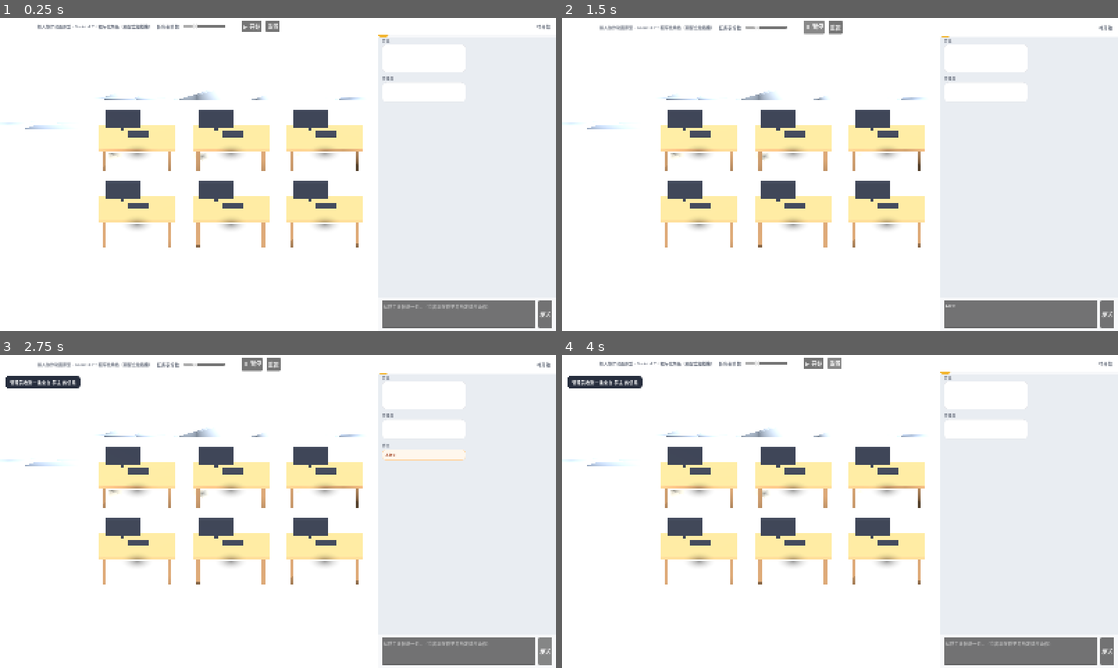
Above: before the commit, frames 1-4 (two rows, left to right).
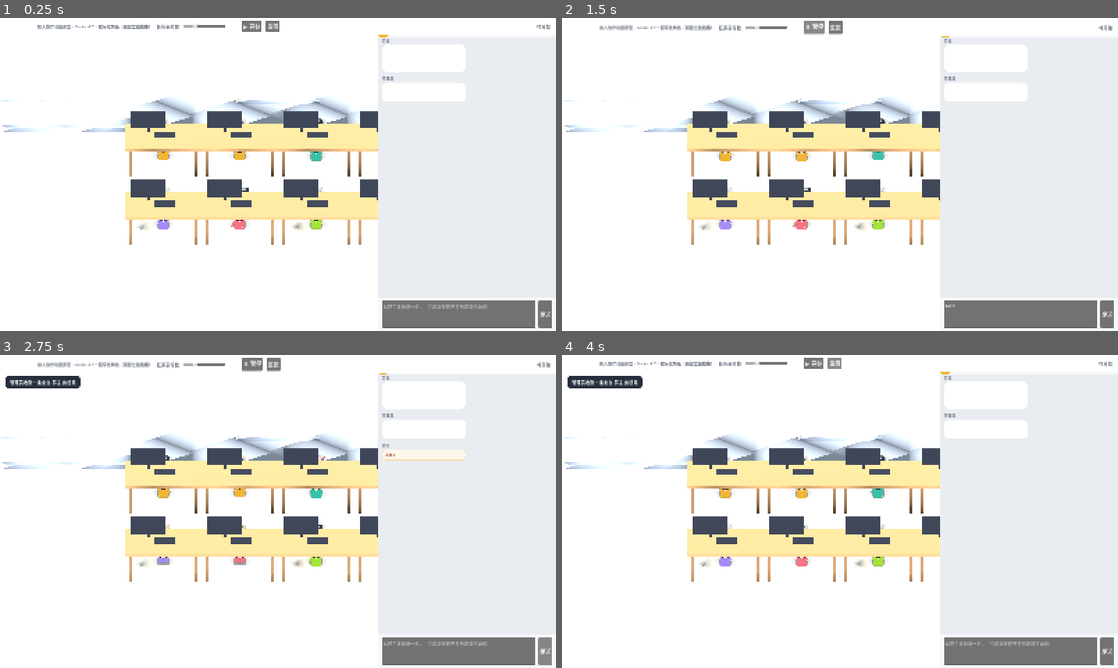
Above: after the commit, the same moments.

Repository: j77156057-art/multi-harness-agent-platform
Game: Godot game, scene res://scenes/main.tscn
Two runs of this game, one before a commit and one after it. Both use one fixed random seed, a clock stepped at 60 frames per second and the inputs below.
Inputs (mouse positions are in pixels of both pictures, inside the frame that each line leads up to):
- Up to frame 1 (0.25 s): no input
- Up to frame 2 (1.5 s): click (1017, 315) at 0.52 s; type "Alex" at 0.6 s; click "▶ 开始" at 1.25 s
- Up to frame 3 (2.75 s): click "发送" at 2 s
- Up to frame 4 (4 s): click "⏸ 暂停" at 2.75 s; click "重置" at 3.5 s

The runs differ from the first frame. In frame 1, 9.4% of the frame differs, in the area x 0-68%, y 23-74%; in frame 2, 9.4%; in frame 3, 9.4%; in frame 4, 9.4%.
Error in both runs: Invalid call 'String' constructor: snack (res://scripts/main.gd:116)

Commit message:
fix(office-anim): 修 2.5D 角色完全不显示等四个视觉 bug
用户截图反馈：**8 个角色全没了**，只剩桌子；取景太远、中间死区、
桌下阴影糊成黑团。

## 1. 角色完全不显示（最关键）

加了一个 `tools/dump3d.tscn` 专门转储 3D 场景，量出来：

    SubViewport size=(220,300) tex=(220,300)  非透明采样点 146/1850   ← 人画进视口了
    Sprite3D tex=true pixel_size=0.014 pos=(-6.61, 0.0, -0.45)      ← 但画面里没有人

**根因：我给 Sprite3D 设了 `material_override`，却没在里面设 `albedo_texture`。**
Sprite3D 的 `texture` 属性由**内置材质**采样；一旦覆盖材质，那张贴图就再也不
被读取，角色整个消失。删掉 material_override 即好。

这个 bug 的教训：转储脚本第一次也崩了（SubViewport 没有 `visible` 属性，
我却访问了它），所以什么都没看到。**"看不出来"和"没问题"是两件事。**

## 2. 面片尺寸与贴地

`pixel_size=0.014` → 面片高 4.2 世界单位，而桌子只有 1.05 高；且 Sprite3D
以节点原点为中心，角色从地板中间长出来、半截埋在地里。

改为 `PIXEL=0.0068`（约 1.5×2.0），并按
`y = (FEET_VP_Y - VP_H/2) * PIXEL` 抬高，让**脚跟**落在地板上。

## 3. 第 4 列工位被手机面板压住

正交 size=9 + 1600×900 → 横向 16 个世界单位。屏幕 68% 处的 design x
= `focus_x + 0.18*16`。原来 `focus_x=-2.56` → 分界线在 **0.32**，
而第 4 列工位在 x≈0.74 —— **整列跑到手机面板底下，凭空消失**。

改成 `FOCUS_X=-4.2`（分界线 -1.32，办公室右缘 0.2，安全），
并把列间距从 2.7 收到 2.2，办公室宽 8.8 正好填满左栏。

## 4. 接触阴影糊成一团

1.05×0.85 太大太浓，且 `no_depth_test=true` 让它**穿过桌子画到前面来**。
缩到 0.78×0.58、去掉 no_depth_test。

## 顺带：PowerShell 的 `-Encoding utf8` 是带 BOM 的

`dump3d.tscn` 用 `Set-Content -Encoding utf8` 生成，Godot 解析失败
（`Parse Error: Expected '['`）。PowerShell 5.1 的 `utf8` = UTF-8 **with BOM**。
改用 write 工具写，并加了一次全项目 BOM 扫描确认干净。

（同一个文件里 `[IO.File]::ReadAllBytes` 相对路径报"文件不存在"，也是坑：
它用**进程 CWD** 而不是 PowerShell 的当前目录。）

## 门禁

    docstate    exit=0   90 项检查，0 项失败
    discipline  exit=0   44 项检查，0 项失败
    Godot       --quit-after 150 0 错误
    Web 导出    exit=0

Refs: MVP-UI-006

Diff:
--- a/docs/prototypes/office-anim/godot/scripts/office3d.gd
+++ b/docs/prototypes/office-anim/godot/scripts/office3d.gd
@@ -16,12 +16,25 @@
 
 const COLS := 4
 const ROWS := 2
-const DX := 2.7          # 列间距
+const DX := 2.2          # 列间距
 const DZ := 3.0          # 排间距
 const DESK_H := 1.05     # 桌面高
 const DESK_W := 2.2      # 桌面宽
 const DESK_D := 1.1      # 桌面深
-const CHAR_DZ := -0.45   # 角色站在桌的哪一侧（-Z = 远离相机 = 屏幕上方）
+const CHAR_DZ := -0.42   # 角色站在桌的哪一侧（-Z = 远离相机 = 屏幕上方）
+
+#: 相机看向的 X。手机面板覆盖 design x > 0.32（见 _build_camera 的算法），
+#: 所以办公室右缘必须 < 0.32。span=8.8 时 target_x ≤ -4.2。
+const FOCUS_X := -4.2
+#: 每面片的像素尺寸。220×300 的视口 → 约 1.5×2.0 世界单位，
+#: 与 1.05 高的桌子相比是「站在桌前」的比例。0.014 时面片高 4.2，
+#: 比桌子高 4 倍，实测完全失衡。
+const PIXEL := 0.0068
+#: 角色脚跟在 SubViewport 里的 y（含椅子底）。用来把面片**放在地上**：
+#: Sprite3D 以节点原点为中心，不补这个偏移角色就从地板中间长出来。
+const VP_W := 220
+const VP_H := 300
+const FEET_VP_Y := 252
 
 #: 8 块屏幕合成一张横向长条纹理，一帧只更新一次。
 const SCREEN_CELL_W := 96
@@ -52,10 +65,14 @@
 	cam.projection = Camera3D.PROJECTION_ORTHOGONAL
 	# 正交 + size=9 → 视里竖向 9 个世界单位。屏幕 1600×900，故横向 16。
 	cam.size = 9.0
-	# 左栏占 68%：横向 [-8,8] 里左 68% 的中心在 -2.56，
-	# 把相机目标挪过去，办公室就落在左栏里（右侧留给手机 UI）。
-	var target := Vector3(-2.56, 0.7, 1.2)
-	cam.position = target + Vector3(0.0, 6.9, 7.4)
+	# 左栏占 68%：正交 size=9 + 屏幕 1600×900 → 横向 16 个世界单位，
+	# 相机居中时屏幕映射 design x = focus_x + (f-0.5)*16。
+	# 手机面板从屏幕 68% 开始 → design x > FOCUS_X + 0.18*16。
+	# 取 FOCUS_X=-4.2，则分界线在 -1.32，办公室右缘（-4.2+4.4=0.2）安全落在其左。
+	# **第一版取 -2.56，分界线在 0.32，第 4 列工位（x≈0.74）被手机面板压住**，
+	# 实测整列凭空消失。
+	var target := Vector3(FOCUS_X, 0.7, 1.2)
+	cam.position = target + Vector3(0.0, 6.6, 7.6)
 	add_child(cam)
 	# **必须在入树之后**才能转向：先 add_child 再 look_at 会报
 	# "Node not inside tree"。用 look_at_from_position 对该情形安全，
@@ -109,7 +126,7 @@
 	var mi := MeshInstance3D.new()
 	mi.mesh = plane
 	mi.material_override = mat
-	mi.position = Vector3(-2.56, 0, 2.5)
+	mi.position = Vector3(FOCUS_X, 0, 2.5)
 	add_child(mi)
 
 
@@ -132,7 +149,7 @@
 	wb.size = Vector3(24.0, 3.0, 0.25)
 	wb.material = wall
 	wm.mesh = wb
-	wm.position = Vector3(-2.56, 1.5, -1.7)
+	wm.position = Vector3(FOCUS_X, 1.5, -1.7)
 	add_child(wm)
 	# 踢脚线
 	var km := MeshInstance3D.new()
@@ -140,12 +157,12 @@
 	kb.size = Vector3(24.0, 0.18, 0.32)
 	kb.material = trim
 	km.mesh = kb
-	km.position = Vector3(-2.56, 0.09, -1.62)
+	km.position = Vector3(FOCUS_X, 0.09, -1.62)
 	add_child(km)
 
 	# 三扇窗
 	for i in range(3):
-		var cx := -7.0 + float(i) * 7.0
+		var cx := FOCUS_X - 7.0 + float(i) * 7.0
 		var fw := 2.2
 		var fh := 1.5
 		var fm := MeshInstance3D.new()
@@ -230,7 +247,7 @@
 		for c in range(COLS):
 			var spec: Dictionary = Story.CHARACTERS[r * COLS + c]
 			var key := String(spec["key"])
-			var p := Vector3(-2.56 + float(c - 1.5) * DX, 0.0, float(r) * DZ)
+			var p := Vector3(FOCUS_X + float(c - 1.5) * DX, 0.0, float(r) * DZ)
 			_build_desk(p, spec, _index_of(r, c))
 			_build_character(p, spec, r, c)
 
@@ -342,32 +359,30 @@
 
 	var spr := Sprite3D.new()
 	spr.texture = vp.get_texture()
-	spr.pixel_size = 0.014
+	spr.pixel_size = PIXEL
 	spr.billboard = BaseMaterial3D.BILLBOARD_ENABLED
-	spr.position = at + Vector3(0, 0.0, CHAR_DZ)
-	spr.cast_shadow = GeometryInstance3D.SHADOW_CASTING_SETTING_OFF
-	var sm := StandardMaterial3D.new()
-	sm.transparency = BaseMaterial3D.TRANSPARENCY_ALPHA
-	sm.shading_mode = BaseMaterial3D.SHADING_MODE_UNSHADED
-	sm.no_depth_test = false
-	spr.material_override = sm
+	# **不要 material_override。** Sprite3D 的 texture 属性由内置材质采样；
+	# 一旦覆盖材质而又忘了在其中设 albedo_texture，纹理就再也不被读，
+	# 角色整个不显示（实测过一次：视口里有 146/1850 个非透明点，画面里没人）。
 	spr.texture_filter = BaseMaterial3D.TEXTURE_FILTER_LINEAR
+	# 让**脚跟**落在地板上：面片以节点原点为中心，
+	# 所以要抬高 (FEET_VP_Y - VP_H/2) * PIXEL。
+	spr.position = at + Vector3(0.0, float(FEET_VP_Y - VP_H / 2) * PIXEL, CHAR_DZ)
 	add_child(spr)
 	characters[String(spec.get("key", ""))] = {"sprite": spr, "worker": w, "home": spr.position, "vp": vp}
 
 	# 接触阴影（贴地小圆）
 	var sh := MeshInstance3D.new()
 	var sq := QuadMesh.new()
-	sq.size = Vector2(1.05, 0.85)
+	sq.size = Vector2(0.78, 0.58)
 	var shm := StandardMaterial3D.new()
 	shm.albedo_texture = _shadow_tex
 	shm.transparency = BaseMaterial3D.TRANSPARENCY_ALPHA
 	shm.shading_mode = BaseMaterial3D.SHADING_MODE_UNSHADED
-	shm.no_depth_test = true
-	shm.render_priority = -1
+	# 不要 no_depth_test：它会穿过桌子画到前面去，糊成一团黑。
 	sh.mesh = sq
 	sh.material_override = shm
-	sh.position = at + Vector3(0, 0.012, CHAR_DZ)
+	sh.position = at + Vector3(0, 0.014, CHAR_DZ)
 	sh.rotation_degrees = Vector3(-90, 0, 0)
 	add_child(sh)
 	characters[String(spec.get("key", ""))]["shadow"] = sh
--- /dev/null
+++ b/docs/prototypes/office-anim/godot/tools/dump3d.gd
@@ -0,0 +1,73 @@
+extends Node
+## 3D 场景转储：专盯「面片角色为什么不渲染」。
+##
+## 踩过的两个自己的坑：
+## 1) SubViewport 没有 `visible` 属性，访问即崩 —— 于是什么都没看到；
+## 2) get_tree().quit() 当帧末才生效，_process 会再跑几次，
+##    把同一批节点重复打印好几遍。
+
+const MainScene := preload("res://scenes/main.tscn")
+
+var _frames := 0
+var _want := 40
+var _main: Node = null
+var _done := false
+
+
+func _ready() -> void:
+	var ua := OS.get_cmdline_user_args()
+	for i in range(ua.size()):
+		if String(ua[i]) == "--frames" and i + 1 < ua.size():
+			_want = maxi(1, int(ua[i + 1]))
+	_main = MainScene.instantiate()
+	add_child(_main)
+
+
+func _process(_delta: float) -> void:
+	if _done:
+		return
+	_frames += 1
+	if _frames < _want:
+		return
+	_done = true
+	await get_tree().process_frame
+	await get_tree().process_frame
+	_report(_main, 0)
+	get_tree().quit(0)
+
+
+func _report(n: Node, depth: int) -> void:
+	var pad := ""
+	for _i in range(depth):
+		pad += "  "
+	if n is SubViewport:
+		var vp := n as SubViewport
+		var tex: Texture2D = vp.get_texture()
+		var info := "%sSubViewport size=%s update=%s" % [pad, vp.size, vp.render_target_update_mode]
+		var img: Image = tex.get_image() if tex != null else null
+		if img == null:
+			info += "  TEX_IMAGE_NULL"
+		else:
+			var nz := 0
+			var total := 0
+			for y in range(0, img.get_height(), 6):
+				for x in range(0, img.get_width(), 6):
+					total += 1
+					if img.get_pixel(x, y).a > 0.02:
+						nz += 1
+			info += "  tex=%s  非透明采样点 %d/%d" % [tex.get_size(), nz, total]
+		print(info)
+		return
+	if n is Sprite3D:
+		var s := n as Sprite3D
+		print("%sSprite3D tex=%s pixel_size=%s pos=%s" % [pad, s.texture != null, s.pixel_size, s.position])
+		return
+	if n is MeshInstance3D:
+		print("%sMesh %s pos=%s" % [pad, (n as MeshInstance3D).mesh, n.position])
+		return
+	if n is Camera3D:
+		print("%sCamera pos=%s ortho_size=%s rot=%s" % [pad, n.position, n.size, n.rotation_degrees])
+		return
+
+	for ch in n.get_children():
+		_report(ch, depth + 1)
--- /dev/null
+++ b/docs/prototypes/office-anim/godot/tools/dump3d.tscn
@@ -0,0 +1,6 @@
+[gd_scene load_steps=2 format=3 uid="uid://cdump3d9an001"]
+
+[ext_resource type="Script" path="res://tools/dump3d.gd" id="1_d3"]
+
+[node name="Dump3D" type="Node"]
+script = ExtResource("1_d3")
Not shown, added: docs/prototypes/office-anim/godot/tools/dump3d.gd.uid
Not shown, changed: docs/prototypes/office-anim/shots/shot_idle.png
Not shown, changed: docs/prototypes/office-anim/shots/shot_review.png
Not shown, changed: docs/prototypes/office-anim/shots/shot_rounds4.png
Not shown, changed: docs/prototypes/office-anim/shots/shot_working.png
Not shown, changed: docs/prototypes/office-anim/web/index.html
Not shown, changed: docs/prototypes/office-anim/web/index.pck
